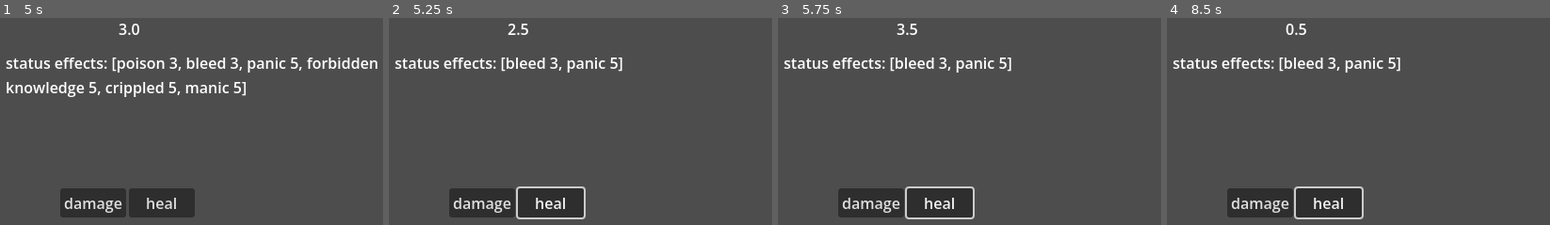
Above: before the commit, frames 1-4 (left to right).
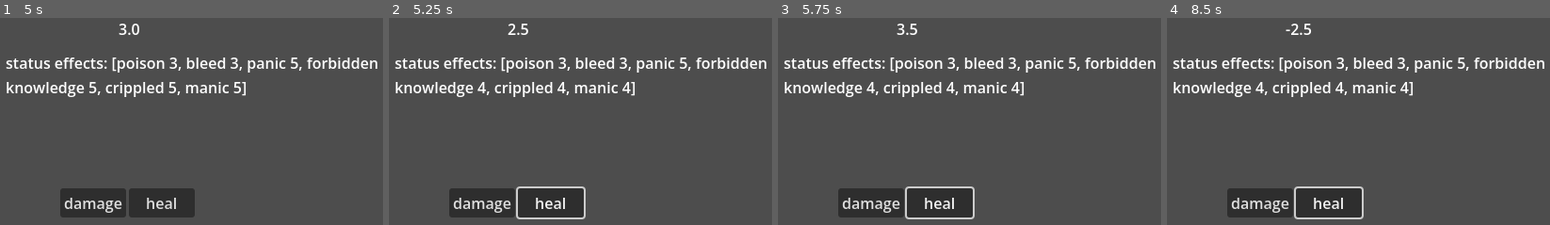
Above: after the commit, the same moments.

Repository: Cloenk/badIdeasGameJam
Game: Godot game, scene res://components/health/health_test_scene.tscn
The game is run twice, just before and just after one commit, with the same random seed, the same clock (stepped at 60 frames per second) and the same inputs. This scene is started directly instead of the project's main scene.
Inputs (mouse positions are in pixels of both pictures, inside the frame that each line leads up to):
- Up to frame 1 (5 s): click "damage" at 0.5 s; click "heal" at 1.25 s; tap Enter at 2, 3.5, 3.6 s; move the mouse to (287, 100) at 2.02 s; hold Right 2.03-2.75 s; tap Tab at 2.1 s; click (287, 100) at 2.17 s; tap Space at 2.27, 2.75 s; drag from (118, 123) to (180, 156) at 2.77 s; move the mouse to (241, 61) at 3.52 s; hold Right 3.53-4.25 s; drag from (180, 156) to (80, 78) at 4.27 s
- Up to frame 2 (5.25 s): tap Space at 5 s; move the mouse to (706, 146) at 5.02 s; hold Left from 5.03 s (still down); tap Delete at 5.1 s
- Up to frame 3 (5.75 s): keep holding Left; tap Space at 5.27 s
- Up to frame 4 (8.5 s): release Left at 5.75 s; tap Enter at 5.75 s; drag from (1247, 78) to (1304, 55) at 5.77 s; tap Space at 6.5, 8.27 s; move the mouse to (1385, 111) at 6.52 s; hold Down 6.53-7.25 s; tap Ctrl at 6.6 s; click (1385, 111) at 6.67 s; drag from (1304, 55) to (1285, 123) at 7.27 s; move the mouse to (1454, 100) at 8.02 s; hold Up from 8.03 s (still down); tap 0 at 8.1 s

Frame 1 is identical in both runs. In frame 2, 3.4% of the frame differs, in the area x 1-99%, y 19-39%; in frame 3, 3.4%; in frame 4, 3.6%, in the area x 1-99%, y 2-39%.

Commit message:
changed status effects to remove stacks

Diff:
--- a/godot files/components/health/health.gd
+++ b/godot files/components/health/health.gd
@@ -4,7 +4,7 @@
 @export var maxHp: float = 10
 @export var damageTakenMultipler: float = 1
 @export var healMultiplier: float = 1
-@export var maxSanity: float = 10
+@export var maxSanity: float = 0
 @export var sanityReductionMultiplier: float = 1
 @export var sanityAdditionMultiplier: float = 1
 
@@ -60,5 +60,8 @@
 			statusEffect.apply()
 
 func removeStatusEffect(statusEffect: StatusEffect):
-	statusEffect.remove()
-	statusEffects.erase(statusEffect)
+	if statusEffect.stacks > 1:
+		statusEffect.removeStack()
+	else:
+		statusEffect.remove()
+		statusEffects.erase(statusEffect)
--- a/godot files/components/health/status effects/StatusEffect.gd
+++ b/godot files/components/health/status effects/StatusEffect.gd
@@ -40,6 +40,12 @@
 	#do something
 	pass
 
+func removeStack():
+	#remove a stack of the effect
+	if effectLifeTime != 0:
+		stacks -= 1
+		lifetimeTimer.start(effectLifeTime)
+
 func remove():
 	#remove the effect
 	if is_instance_valid(tickTimer):
--- a/godot files/components/health/status effects/bleed.gd
+++ b/godot files/components/health/status effects/bleed.gd
@@ -13,5 +13,8 @@
 func doStackEffect():
 	damage += 1
 
+func removeStack():
+	damage -= 1
+
 func tick():
 	host.damage(damage)
--- a/godot files/components/health/status effects/panic.gd
+++ b/godot files/components/health/status effects/panic.gd
@@ -13,5 +13,8 @@
 func doStackEffect():
 	damage += 0.5
 
+func removeStack():
+	damage -= 0.5
+
 func tick():
 	host.reduceSanity(damage)
--- a/godot files/components/health/status effects/poison.gd
+++ b/godot files/components/health/status effects/poison.gd
@@ -12,5 +12,8 @@
 func doStackEffect():
 	damagePercent += 0.05
 
+func removeStack():
+	damagePercent -= 0.05
+
 func tick():
 	host.damage(host.maxHp * damagePercent)
